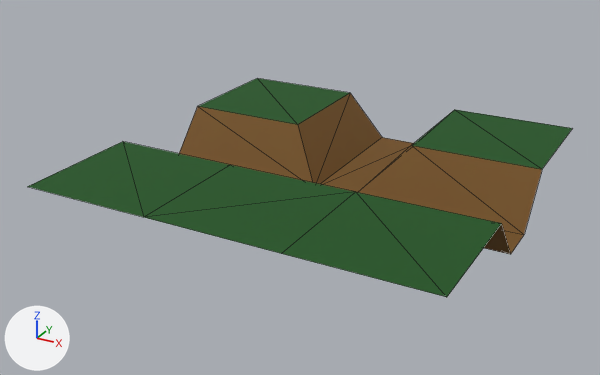
Before and after pictures for a commit that changed the glTF model dist/assets/models/trench4.glb.
Both versions are drawn from a 50 mm camera at (1.76, -3.44, 1.52) aimed at (-0.09, -0.07, -0.17). Lighting does not change. The marker at lower left points along +X, +Y and +Z. Mesh edges are drawn as thin lines. Vertices at the same position are counted once.

Names of what the first picture shows: 'Trench4'.
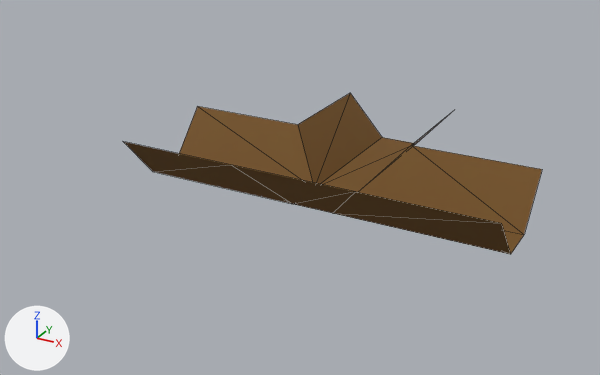
Location of each change, [x1, y1, x2, y2] in pixels of the pictures (600 x 375 px):
'Trench4', reshaped (23% narrower, 26% shorter)
    before: [27, 78, 573, 297]
    after: [124, 93, 542, 254]
part 1 of me_cube_009, deleted (green)
    before: [27, 78, 573, 297]

Diff of the bpy script that builds the scene:
```diff
--- a/dist/assets/models/trench4.glb.py
+++ b/dist/assets/models/trench4.glb.py
@@ me_cube_009 @@
 # used by ob_trench4; location = (0.0, 0.0, 0.0)
 # verts and faces of me_cube_009; kept vertices keep their numbers, new ones are numbered from 26
 # before: 0 (-1.0, -1.0, 0.0) at pixel (27, 186), 2 (1.0, -1.0, 0.0) at pixel (446, 297), 4 (-0.33, 1.0, 0.0) at pixel (350, 92), 5 (0.33, 1.0, 0.0) at pixel (454, 109), 6 (0.33, -0.33, 0.0) at pixel (355, 191)
 # before: 7 (-0.33, -0.33, 0.0) at pixel (230, 164), 12 (-1.0, -0.33, 0.0) at pixel (122, 141), 13 (1.0, -0.33, 0.0) at pixel (501, 223), 14 (0.33, -1.0, 0.0) at pixel (281, 253), 15 (-0.33, -1.0, 0.0) at pixel (143, 217)
 # before: 16 (-1.0, 1.0, 0.0) at pixel (257, 78), 17 (1.0, 1.0, 0.0) at pixel (572, 128), 18 (0.33, 0.33, 0.0) at pixel (411, 145), 19 (-0.33, 0.33, 0.0) at pixel (297, 124), 22 (-1.0, 0.33, 0.0) at pixel (197, 106)
 # before: 24 (1.0, 0.33, 0.0) at pixel (542, 169)
-me_cube_009.from_pydata(...)  # 26 vertices, 32 faces; spans x -1.0..1.0, y -1.0..1.0, z -0.25..0.0
+me_cube_009.from_pydata(...)  # 20 vertices, 22 faces; spans x -1.0..1.0, y -0.33..1.0, z -0.25..0.0
+# me_cube_009 part 1
+delete_vertices([0, 2, *range(14, 18)])  # with the faces that use them
+delete_faces([(5, 18, 24)])
 me_cube_009.materials.append(mat_trench)
```
